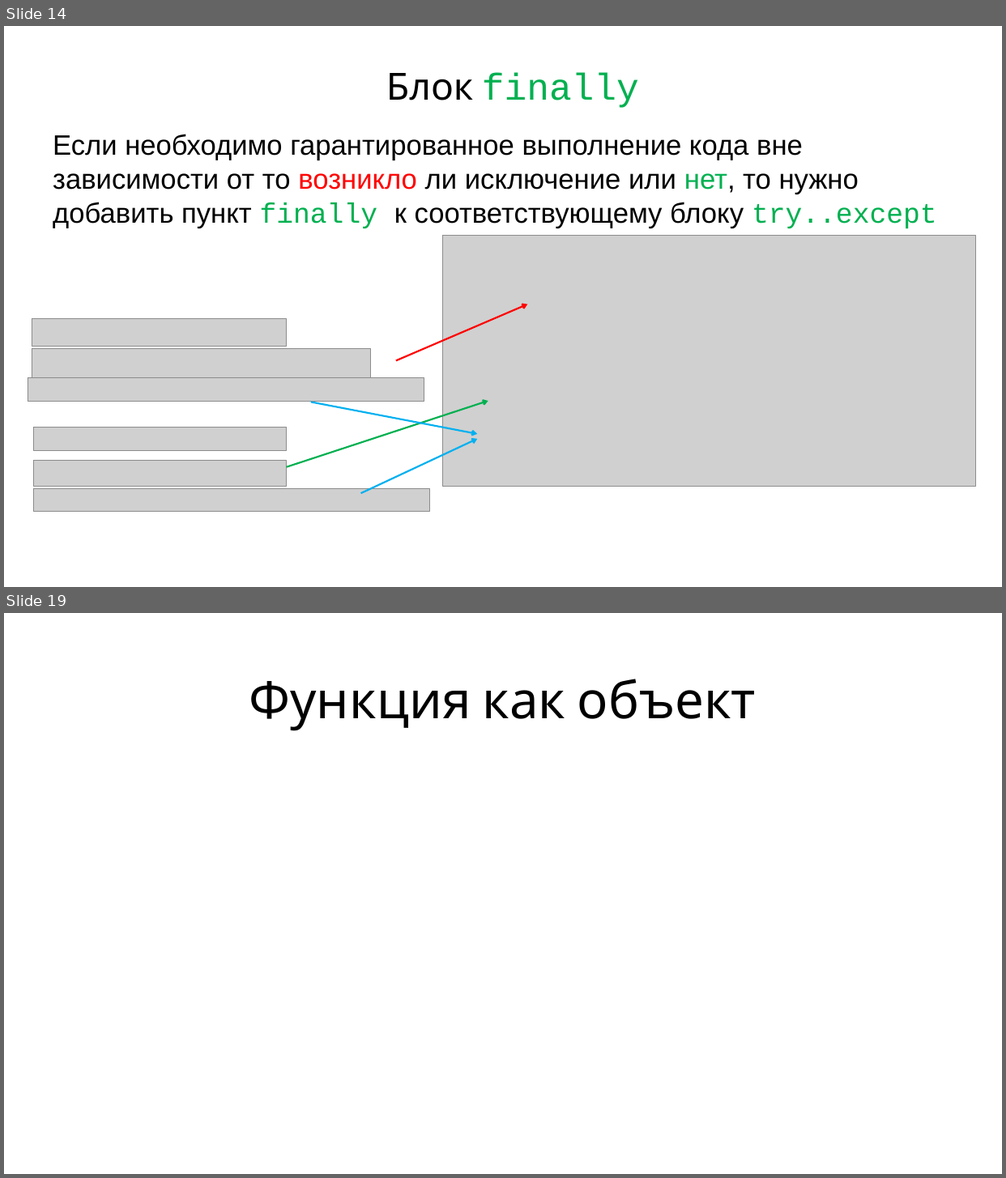
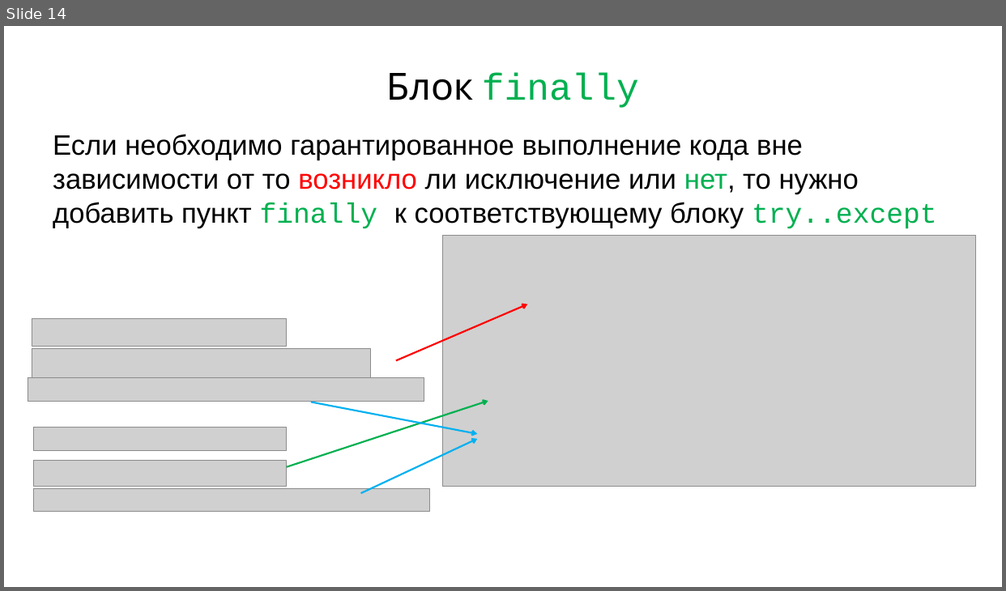
Before and after one commit to maxchv/LearnPython, a slide deck: week05/Exceptions.pptx. Shown one above the other, each under a label of ours: slides 14 and 19 before the commit, slide 14 after it; the slides between them are not shown. The pictures are 1006x1178 and 1006x591 pixels, drawn with LibreOffice and Linux fonts; fonts in the diff are those of the drawing; grey boxes stand for pictures. Boxes give left, top, right and bottom in pixels: in the first picture for what was removed or moved away, otherwise in the second. Text is boxed around its words. In the diff, an @@ line names an element or a change of style, - is before the commit and + after.

```diff
--- a/week05/Exceptions.pptx
+++ b/week05/Exceptions.pptx
@@ slide 19 removed at [4,613,1002,1174], background #FFFFFF @@
@@ title removed at [249,679,756,731] @@
-Функция как объект
```
Also in this commit, not shown: 4 slides changed, 1 slide added, 6 other slides removed, 3 other files.
